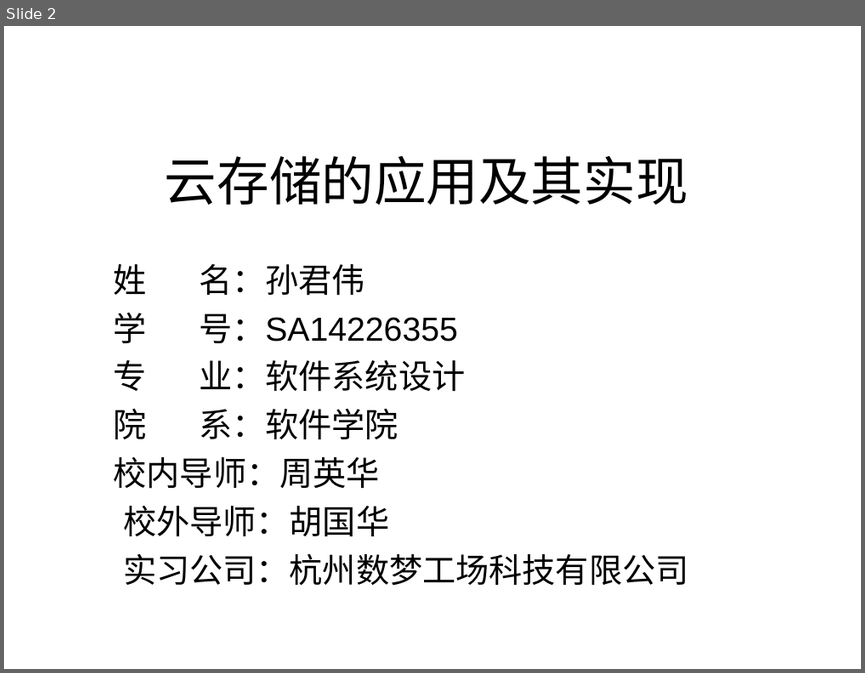
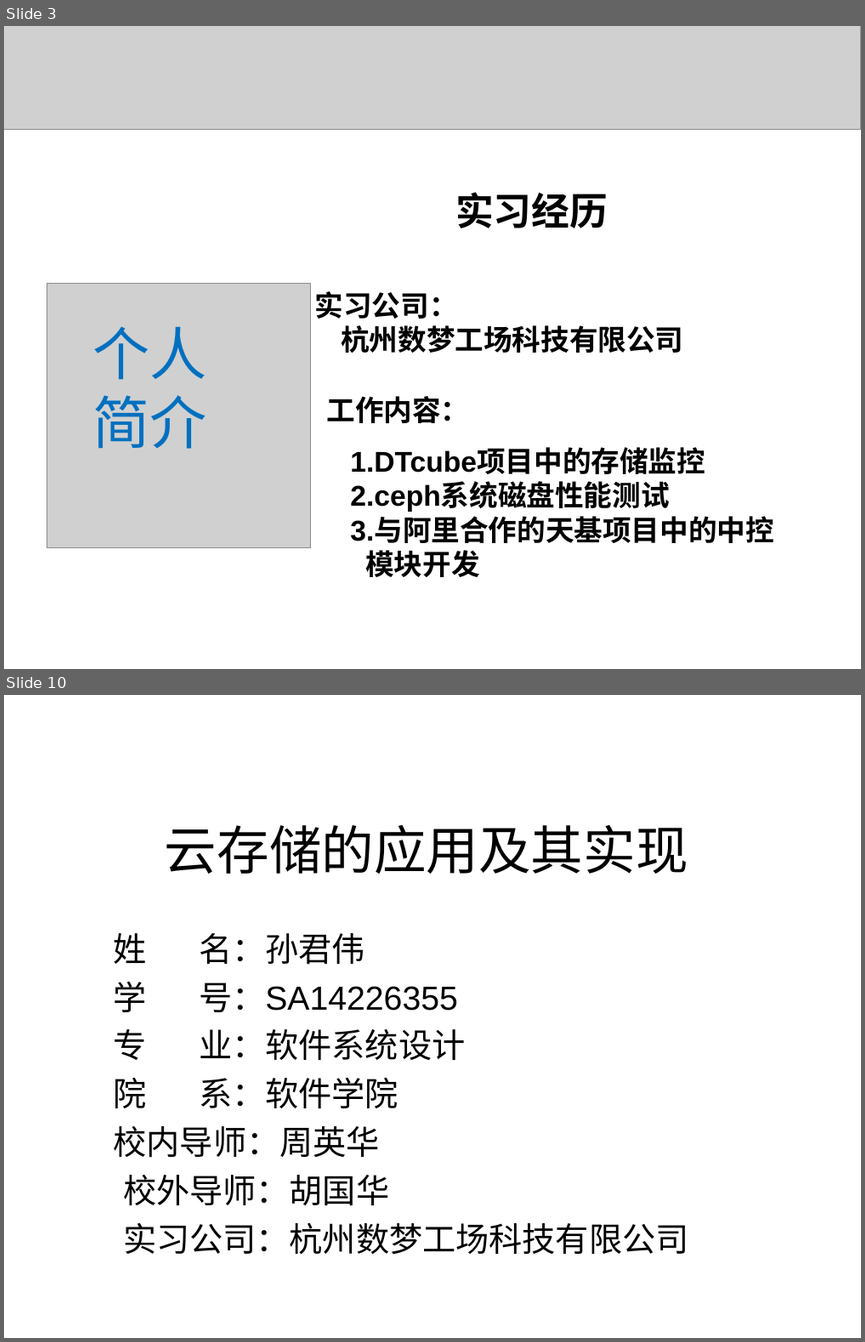
Before and after one commit to liaoliaoanxiao/mediumRepy, a slide deck: 论文/SA14226355孙君伟答辩.ppt. Shown one above the other, each under a label of ours: slide 2 before the commit, slides 3 and 10 after it; the slides between them are not shown. The pictures are 865x673 and 865x1342 pixels, drawn with LibreOffice and Linux fonts; fonts in the diff are those of the drawing; grey boxes stand for pictures; background and template pictures are left out. Boxes give left, top, right and bottom in pixels: in the first picture for what was removed or moved away, otherwise in the second. Text is boxed around its words. In the diff, an @@ line names an element or a change of style, - is before the commit and + after.

```diff
--- a/论文/SA14226355孙君伟答辩.ppt
+++ b/论文/SA14226355孙君伟答辩.ppt
@@ slide 3 added at <box>4,26,861,669</box>, background #FFFFFF @@
@@ picture added at <box>4,26,861,129</box> @@
@@ text added at <box>455,192,608,228</box>, 32 pt, text #000000, bold @@
+实习经历
@@ picture added at <box>46,283,311,547</box> @@
@@ text added at <box>315,291,683,352</box>, 24 pt, text #000000, bold @@
+实习公司：
+杭州数梦工场科技有限公司
@@ text added at <box>93,326,207,448</box>, 48 pt, text #0070C0 @@
+个人
+简介
@@ text added at <box>326,396,774,577</box>, 24 pt, text #000000, bold @@
+工作内容：
+1.DTcube项目中的存储监控
+2.ceph系统磁盘性能测试
+3.与阿里合作的天基项目中的中控
+模块开发
@@ what was slide 2 is now slide 10 @@
```
Also in this commit, not shown: 1 slide changed, 7 other slides added, 3 slides removed.
